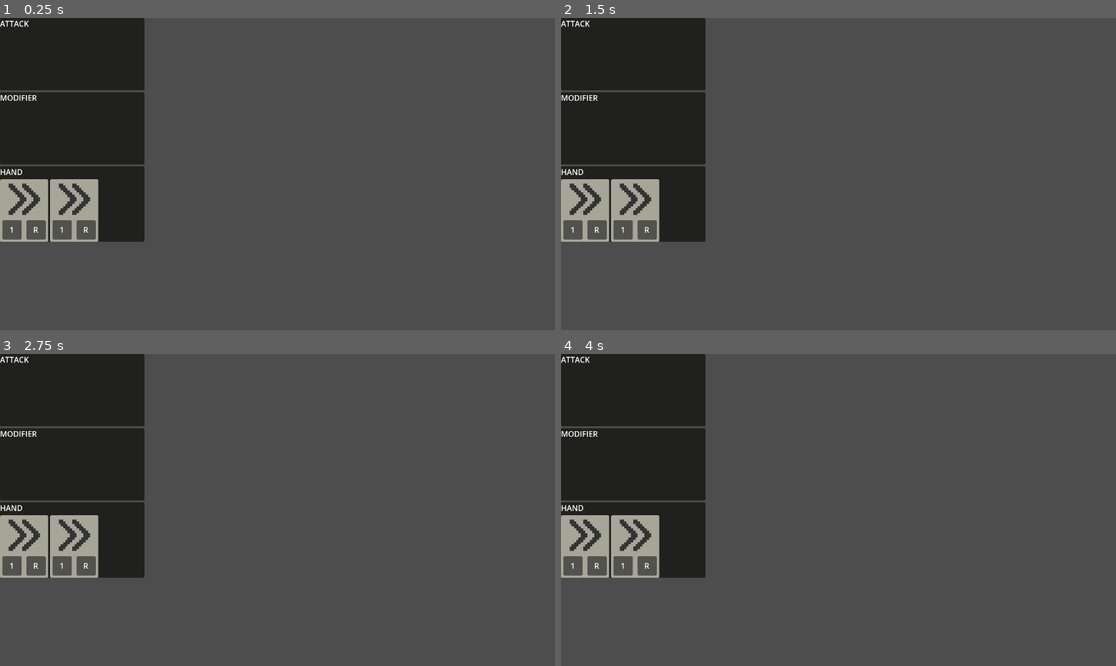
Above: before the commit, frames 1-4 (two rows, left to right).
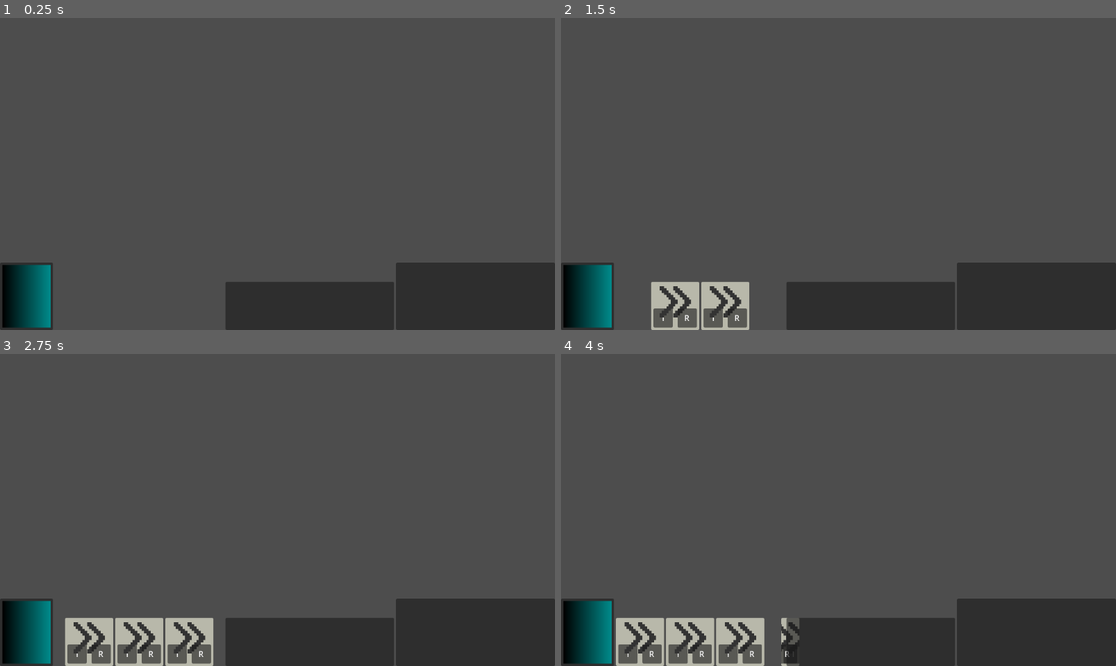
Above: after the commit, the same moments.

Repository: horsewaffle/game-off-2026
Game: Godot game, scene res://scenes/Sandbox.tscn
Two runs of this game, one before a commit and one after it. Both use one fixed random seed, a clock stepped at 60 frames per second and the inputs below. This scene is started directly instead of the project's main scene.
Inputs (mouse positions are in pixels of both pictures, inside the frame that each line leads up to):
- Up to frame 1 (0.25 s): no input
- Up to frame 2 (1.5 s): click (588, 295) at 0.52 s; tap Enter at 1.25 s; hold D (MOVE_RIGHT) from 1.28 s (still down)
- Up to frame 3 (2.75 s): tap Space at 2 s; release D (MOVE_RIGHT) at 2.03 s; hold S (MOVE_DOWN) from 2.03 s (still down)
- Up to frame 4 (4 s): tap Enter at 2.75 s; release S (MOVE_DOWN) at 2.78 s; hold D (MOVE_RIGHT) 2.78-3.53 s; tap Space at 3.5 s; hold W (MOVE_UP) from 3.53 s (still down)

The runs differ from the first frame. In frame 1, 30% of the frame differs, in the area x 0-100%, y 0-100%; in frame 2, 32%; in frame 3, 33%; in frame 4, 33%.
Error before the commit: Assertion failed: Drawn card should be reference to card inserted to deck (res://scripts/test/test_deck.gd:49)

Commit message:
Create rudimentary horizontal UI bar with deck drawing

Diff:
--- a/scenes/ui/card_ui.tscn
+++ b/scenes/ui/card_ui.tscn
@@ -1,9 +1,11 @@
 [gd_scene format=3 uid="uid://d3eebq6nq071l"]
 
+[ext_resource type="Script" uid="uid://ulabhxoq7uu" path="res://scripts/ui/card_ui.gd" id="1_1kpl7"]
 [ext_resource type="Texture2D" uid="uid://doilv55v0nf6e" path="res://assets/sprites/bsr.png" id="1_s55cg"]
 
-[node name="CardUi" type="Control" unique_id=1592631454]
+[node name="CardUi" type="Control" unique_id=715602749]
 custom_minimum_size = Vector2(100, 130)
+clip_contents = true
 layout_mode = 3
 anchors_preset = 15
 anchor_right = 1.0
@@ -12,6 +14,8 @@
 offset_bottom = -518.0
 grow_horizontal = 2
 grow_vertical = 2
+script = ExtResource("1_1kpl7")
+metadata/_custom_type_script = "uid://ulabhxoq7uu"
 
 [node name="Panel" type="Panel" parent="." unique_id=418730970]
 self_modulate = Color(18.446964, 15.158829, 9.135574, 1)
--- a/scenes/ui/world_ui.tscn
+++ b/scenes/ui/world_ui.tscn
@@ -1,12 +1,22 @@
 [gd_scene format=3 uid="uid://cqq23kba0bdcu"]
 
-[ext_resource type="PackedScene" uid="uid://d3eebq6nq071l" path="res://scenes/ui/card_ui.tscn" id="1_g60h1"]
+[ext_resource type="Script" uid="uid://cxd3atsrgn42s" path="res://scripts/ui/deck_button.gd" id="1_g60h1"]
 
-[sub_resource type="SystemFont" id="SystemFont_utqgd"]
-font_names = PackedStringArray("Goudy Old Style")
+[sub_resource type="Gradient" id="Gradient_6bbkl"]
 
-[sub_resource type="LabelSettings" id="LabelSettings_g60h1"]
-font = SubResource("SystemFont_utqgd")
+[sub_resource type="GradientTexture2D" id="GradientTexture2D_0xctl"]
+gradient = SubResource("Gradient_6bbkl")
+width = 100
+height = 130
+
+[sub_resource type="Gradient" id="Gradient_g60h1"]
+
+[sub_resource type="GradientTexture2D" id="GradientTexture2D_7t1tj"]
+gradient = SubResource("Gradient_g60h1")
+width = 100
+height = 130
+fill_from = Vector2(1, 0)
+fill_to = Vector2(0, 0)
 
 [node name="WorldUi" type="Control" unique_id=232719834]
 layout_mode = 3
@@ -16,74 +26,59 @@
 grow_horizontal = 2
 grow_vertical = 2
 
-[node name="Control" type="Control" parent="." unique_id=1600984466]
+[node name="PlayerUIBottom" type="HBoxContainer" parent="." unique_id=681682079]
+custom_minimum_size = Vector2(0, 150)
 layout_mode = 1
-anchors_preset = 15
+anchors_preset = 12
+anchor_top = 1.0
 anchor_right = 1.0
 anchor_bottom = 1.0
 grow_horizontal = 2
+grow_vertical = 0
+
+[node name="DeckContainer" type="Panel" parent="PlayerUIBottom" unique_id=118537099]
+custom_minimum_size = Vector2(110, 140)
+custom_maximum_size = Vector2(110, 140)
+layout_mode = 2
+size_flags_vertical = 8
+
+[node name="TextureButton" type="TextureButton" parent="PlayerUIBottom/DeckContainer" unique_id=541430686]
+self_modulate = Color(1.2995303e-06, 0.5437442, 0.5453403, 1)
+custom_minimum_size = Vector2(100, 130)
+custom_maximum_size = Vector2(100, 130)
+layout_mode = 1
+anchors_preset = 8
+anchor_left = 0.5
+anchor_top = 0.5
+anchor_right = 0.5
+anchor_bottom = 0.5
+offset_left = -50.0
+offset_top = -65.0
+offset_right = 50.0
+offset_bottom = 65.0
+grow_horizontal = 2
 grow_vertical = 2
+texture_normal = SubResource("GradientTexture2D_0xctl")
+texture_pressed = SubResource("GradientTexture2D_7t1tj")
+script = ExtResource("1_g60h1")
 
-[node name="LeftUIPanel" type="VBoxContainer" parent="Control" unique_id=1586492417]
-custom_minimum_size = Vector2(100, 0)
-custom_maximum_size = Vector2(300, -1)
-layout_mode = 1
-anchors_preset = 9
-anchor_bottom = 1.0
-offset_right = 300.0
-grow_vertical = 2
+[node name="DrawnCardsContainer" type="HBoxContainer" parent="PlayerUIBottom" unique_id=104794083]
+custom_minimum_size = Vector2(200, 100)
+custom_maximum_size = Vector2(350, 100)
+layout_mode = 2
+size_flags_horizontal = 3
+size_flags_vertical = 8
+alignment = 1
 
-[node name="AttackInfoPanel" type="PanelContainer" parent="Control/LeftUIPanel" unique_id=1928862503]
-self_modulate = Color(0.10379093, 0.06790352, 0.027756108, 1)
-custom_minimum_size = Vector2(-1, 150)
-custom_maximum_size = Vector2(-1, 150)
+[node name="StagedCardsContainer" type="Panel" parent="PlayerUIBottom" unique_id=57706701]
+custom_minimum_size = Vector2(200, 100)
+custom_maximum_size = Vector2(-1, 100)
 layout_mode = 2
-size_flags_vertical = 0
+size_flags_horizontal = 3
+size_flags_vertical = 8
 
-[node name="AttackLabel" type="Label" parent="Control/LeftUIPanel/AttackInfoPanel" unique_id=728985073]
+[node name="PlayerStatsContainer" type="Panel" parent="PlayerUIBottom" unique_id=1664243503]
+custom_minimum_size = Vector2(330, 140)
+custom_maximum_size = Vector2(330, 140)
 layout_mode = 2
-size_flags_vertical = 0
-text = "ATTACK"
-label_settings = SubResource("LabelSettings_g60h1")
-
-[node name="PreppedHandPanel" type="PanelContainer" parent="Control/LeftUIPanel" unique_id=1335969009]
-self_modulate = Color(0.10379093, 0.06790352, 0.027756108, 1)
-custom_minimum_size = Vector2(-1, 150)
-custom_maximum_size = Vector2(-1, 150)
-layout_mode = 2
-size_flags_vertical = 0
-
-[node name="ModifierLabel" type="Label" parent="Control/LeftUIPanel/PreppedHandPanel" unique_id=507510826]
-layout_mode = 2
-size_flags_vertical = 0
-text = "MODIFIER"
-label_settings = SubResource("LabelSettings_g60h1")
-
-[node name="DrawnCardsPanel" type="PanelContainer" parent="Control/LeftUIPanel" unique_id=2094773439]
-self_modulate = Color(0.10379093, 0.06790352, 0.027756108, 1)
-custom_minimum_size = Vector2(-1, 150)
-layout_mode = 2
-
-[node name="DrawnCardsVBox" type="VBoxContainer" parent="Control/LeftUIPanel/DrawnCardsPanel" unique_id=1036657258]
-self_modulate = Color(0.23935685, 0.1579341, 0.0526257, 1)
-custom_minimum_size = Vector2(300, 150)
-layout_mode = 2
-size_flags_vertical = 2
-
-[node name="HandLabel" type="Label" parent="Control/LeftUIPanel/DrawnCardsPanel/DrawnCardsVBox" unique_id=1493880751]
-layout_mode = 2
-size_flags_vertical = 0
-text = "HAND"
-label_settings = SubResource("LabelSettings_g60h1")
-
-[node name="HBoxContainer" type="HBoxContainer" parent="Control/LeftUIPanel/DrawnCardsPanel/DrawnCardsVBox" unique_id=317197465]
-propagate_maximum_size = false
-layout_mode = 2
-size_flags_horizontal = 0
-size_flags_vertical = 4
-
-[node name="CardUi" parent="Control/LeftUIPanel/DrawnCardsPanel/DrawnCardsVBox/HBoxContainer" unique_id=1592631454 instance=ExtResource("1_g60h1")]
-layout_mode = 2
-
-[node name="CardUi2" parent="Control/LeftUIPanel/DrawnCardsPanel/DrawnCardsVBox/HBoxContainer" unique_id=954104584 instance=ExtResource("1_g60h1")]
-layout_mode = 2
+size_flags_vertical = 8
--- a/scripts/player/deck.gd
+++ b/scripts/player/deck.gd
@@ -10,8 +10,9 @@
 	self.pool = self.roster.duplicate()
 
 func draw_one() -> Card:
+	print(pool.size())
 	if pool.size() > 0:
-		var pool_index = randi_range(0, pool.size())
+		var pool_index = randi_range(0, pool.size() - 1)
 		var drawn_card = pool.pop_at(pool_index)
 		return drawn_card
 	else:
--- /dev/null
+++ b/scripts/ui/card_ui.gd
@@ -0,0 +1,36 @@
+class_name CardUI
+extends Control
+
+const card_scene = preload("res://scenes/ui/card_ui.tscn")
+
+var main_icon: String
+var context_left: String
+var context_right: String
+var proxied_card: Card
+
+static func card_ui_builder(icon: String, ctx_left: String, ctx_right: String, prx_card: Card) -> CardUI:
+	var card_ui_built = card_scene.instantiate()
+	card_ui_built.values_init(icon, ctx_left, ctx_right, prx_card)
+	print("builder")
+	return card_ui_built
+
+func values_init(icon: String, ctx_left: String, ctx_right: String, prx_card: Card):
+	self.main_icon = icon
+	self.context_left = ctx_left
+	self.context_right = ctx_right
+	self.proxied_card = prx_card
+
+# Called when the node enters the scene tree for the first time.
+func _ready() -> void:
+	init_display()
+
+
+func init_display():
+	var attr1_val_panel = find_child("Attr1Val", true)
+	# var icon_panel = find_child("Icon", true)
+	var attr2_val_panel = find_child("Attr2Val", true)
+
+	# icon_panel.texture.load_path = self.main_icon
+	attr1_val_panel.text = self.context_left
+	attr2_val_panel.text = self.context_right
+	print("display init")
--- /dev/null
+++ b/scripts/ui/deck_button.gd
@@ -0,0 +1,24 @@
+extends TextureButton
+
+const card: PackedScene = preload("res://scenes/ui/card_ui.tscn")
+
+@onready
+var hand: HBoxContainer = get_node("../../DrawnCardsContainer")
+
+# Called when the node enters the scene tree for the first time.
+func _ready() -> void:
+	pass # Replace with function body.
+
+
+# Called every frame. 'delta' is the elapsed time since the previous frame.
+func _process(_delta: float) -> void:
+	pass
+
+func _pressed() -> void:
+	var drawn_card = Card.new("card_id", "card_name", "card_desc", card_on_activate)
+	var drawn_card_ui = CardUI.card_ui_builder("test", "1", "R", drawn_card)
+	hand.add_child(drawn_card_ui)
+
+
+static func card_on_activate():
+	print("burger")
Not shown, added: scripts/ui/card_ui.gd.uid
Not shown, added: scripts/ui/deck_button.gd.uid
